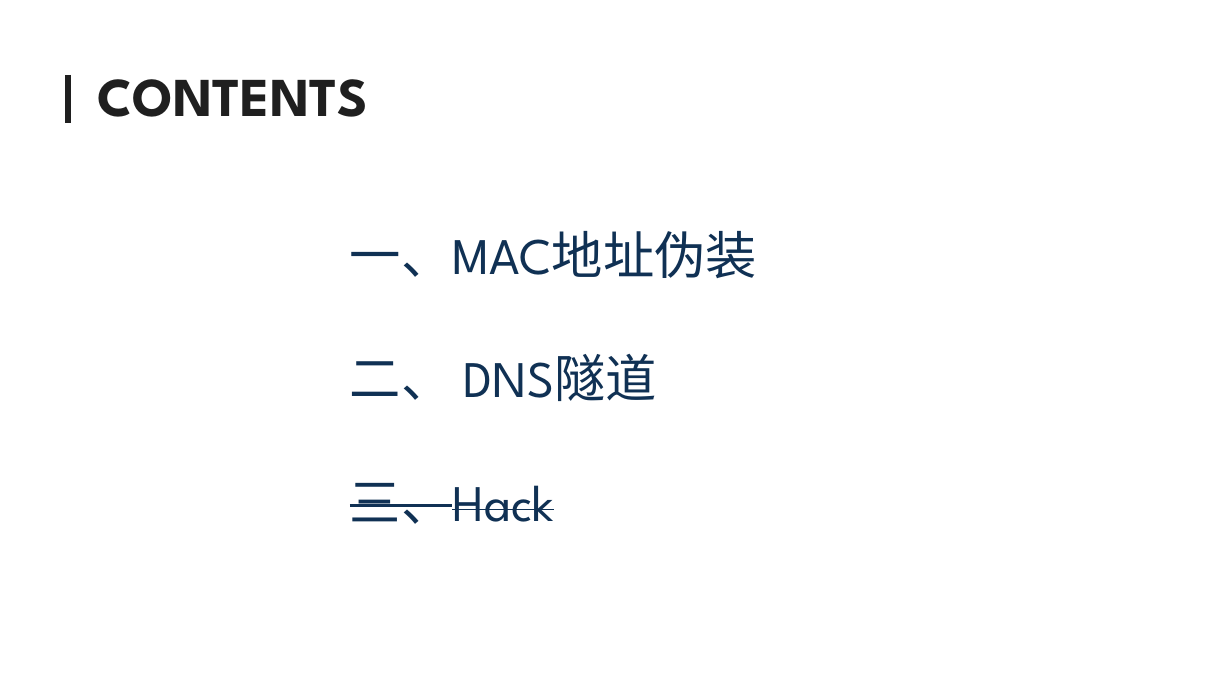
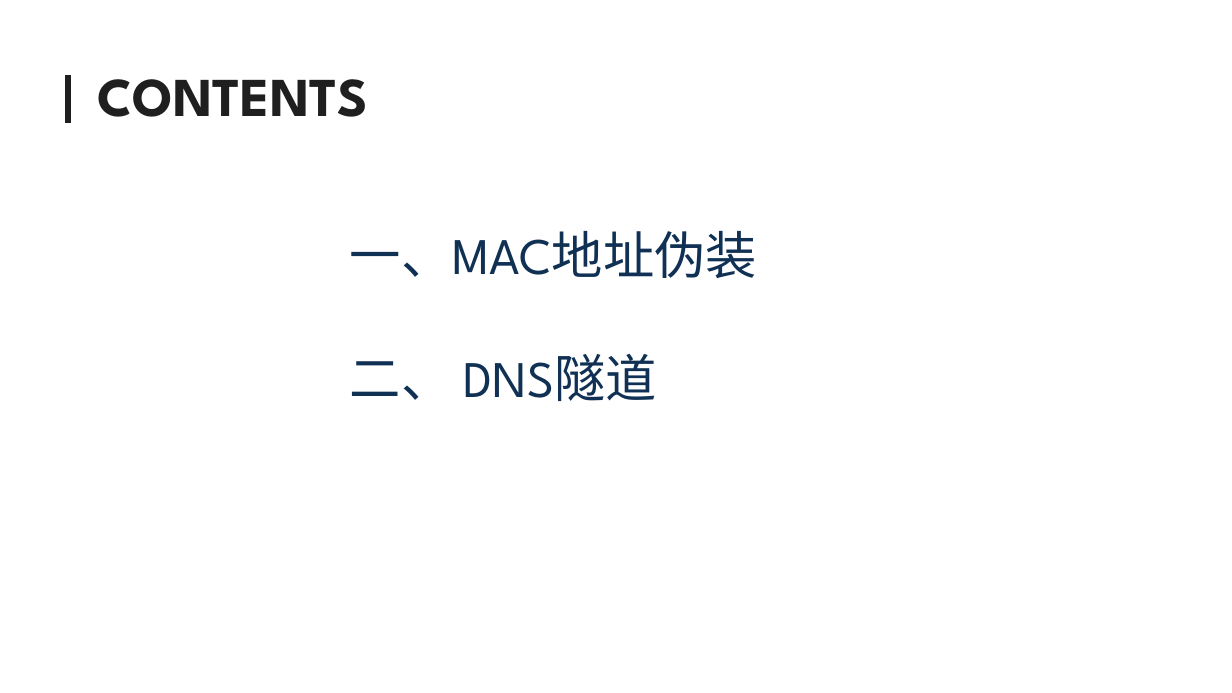
Before and after one commit to shijy16/NetManagement, a slide deck: slide 2 of 展示.pptx. Drawn at 1232x693 pixels with LibreOffice and Linux fonts; fonts in the diff are those of the drawing. Boxes give left, top, right and bottom in pixels: in the first picture for what was removed or moved away, otherwise in the second. Text is boxed around its words. In the diff, an @@ line names an element or a change of style, - is before the commit and + after.

```diff
--- a/展示.pptx
+++ b/展示.pptx
@@ text at box(350, 483, 554, 524): paragraph removed @@
-三、Hack
```
Also in this commit, not shown: 3 other slides changed, 1 slide added.
